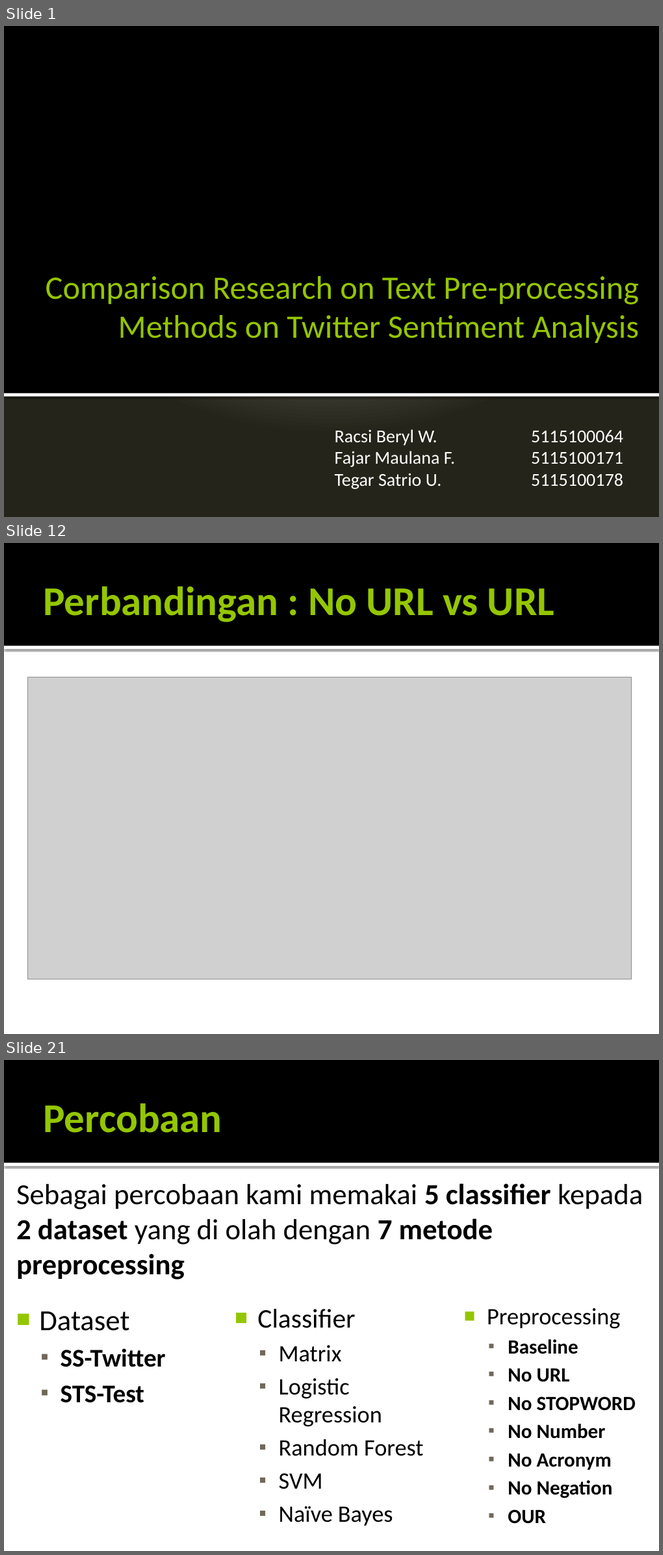
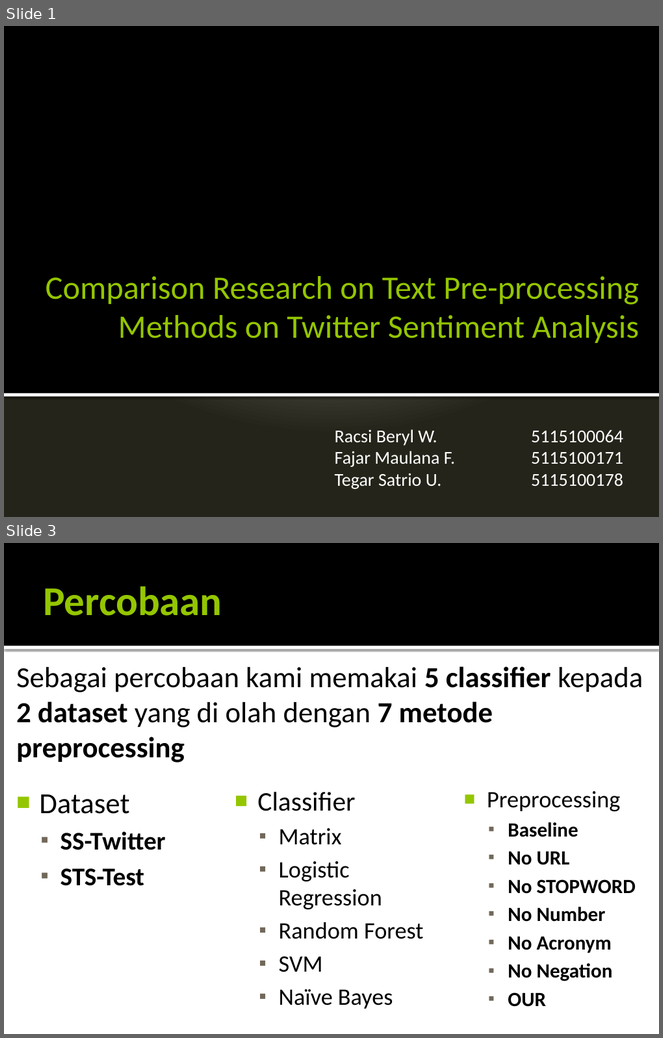
Before and after one commit to TegarSU/Data-Mining, a slide deck: FP/FP-FINAL.pptx. Shown one above the other, each under a label of ours: slides 1, 12 and 21 before the commit, slides 1 and 3 after it; the slides between them are not shown. The pictures are 663x1555 and 663x1038 pixels, drawn with LibreOffice and Linux fonts; fonts in the diff are those of the drawing; grey boxes stand for pictures. Boxes give left, top, right and bottom in pixels: in the first picture for what was removed or moved away, otherwise in the second. Text is boxed around its words. In the diff, an @@ line names an element or a change of style, - is before the commit and + after.

```diff
--- a/FP/FP-FINAL.pptx
+++ b/FP/FP-FINAL.pptx
@@ slide 12 removed at (4,543,659,1034), background #FFFFFF; not listed: 2 template elements that a slide beside it also shows @@
@@ title removed at (43,586,555,622) @@
-Perbandingan : No URL vs URL
@@ picture removed at (27,678,632,979) @@
@@ what was slide 21 is now slide 3 @@
```
Also in this commit, not shown: 1 slide changed, 4 slides added, 18 other slides removed, 4 other files.
